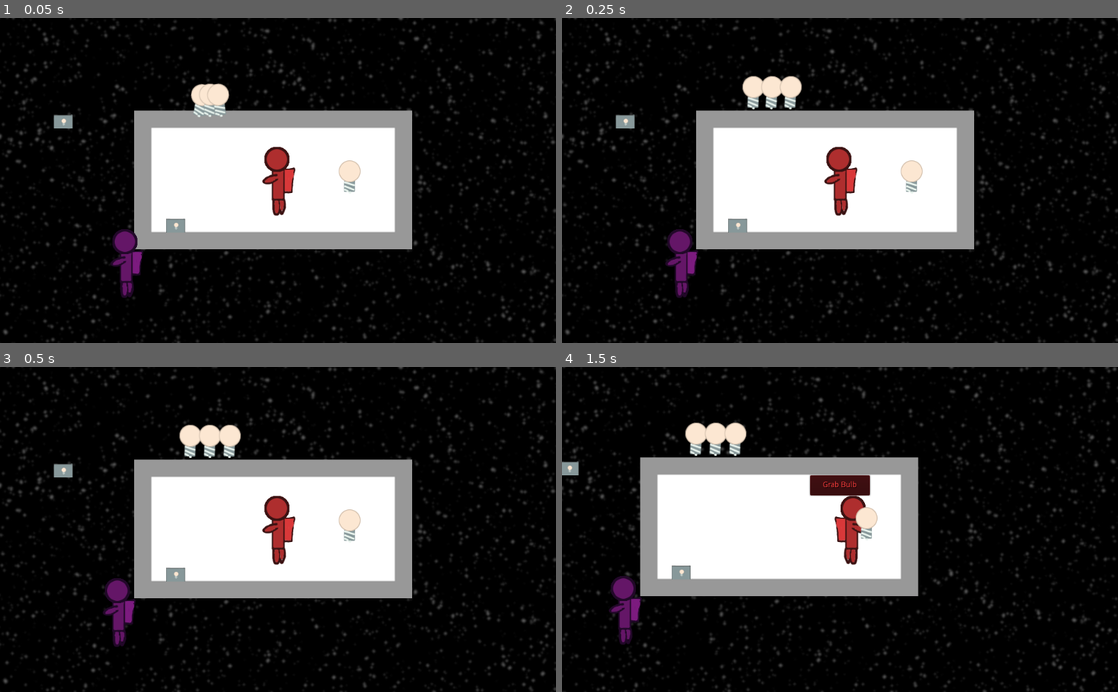
Above: before the commit, frames 1-4 (two rows, left to right).
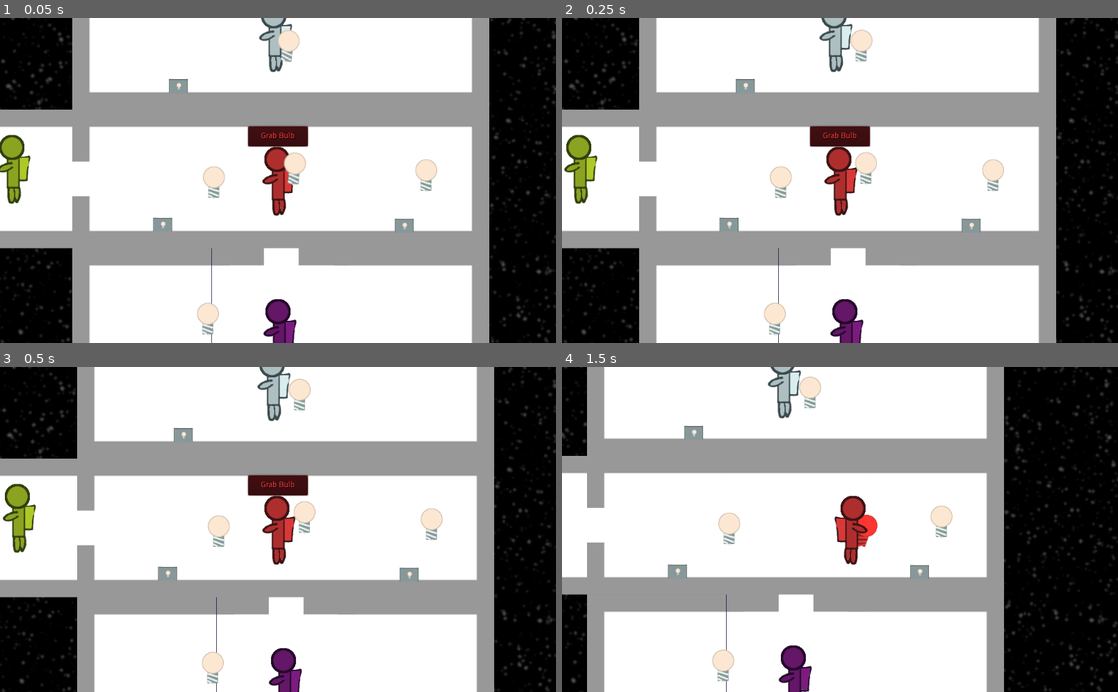
Above: after the commit, the same moments.

Repository: thecyberwraith/cb-gamejam-2021
Game: Godot game, scene res://Levels/Level7/Level7.tscn
Two runs of this game, one before a commit and one after it. Both use one fixed random seed, a clock stepped at 60 frames per second and the inputs below. This scene is started directly instead of the project's main scene.
Inputs:
- Up to frame 1 (0.05 s): no input
- Up to frame 2 (0.25 s): no input
- Up to frame 3 (0.5 s): no input
- Up to frame 4 (1.5 s): hold Right (ui_right) 0.53-1.28 s; tap Space (ui_select) at 0.77 s; hold Down (ui_down) from 1.28 s (still down)

The runs differ from the first frame. In frame 1, 65% of the frame differs, in the area x 0-100%, y 0-100%; in frame 2, 65%; in frame 3, 65%; in frame 4, 61%.

Commit message:
Added level 7.

Diff:
--- a/Items/Bulb/TimedBulbBase.gd
+++ b/Items/Bulb/TimedBulbBase.gd
@@ -12,6 +12,7 @@
 
 func _ready():
 	base.connect("on_bulb_placed", self, "start_countdown")
+	base.connect("on_bulb_removed", self, "cancel_timer")
 	timer.connect("timeout", self, "perform_ejection")
 	progress.max_value = duration
 	timer.wait_time = duration
@@ -29,3 +30,8 @@
 	base.eject_bulb()
 	emit_signal("net_bulb_change", -1)
 	progress.visible = false
+
+func cancel_timer():
+	emit_signal("net_bulb_change", -1)
+	progress.visible = false
+	timer.stop()
--- /dev/null
+++ b/Levels/Level7/Level7.gd
@@ -0,0 +1,15 @@
+extends Node2D
+
+onready var level_core: LevelCore = get_node("LevelCore")
+
+var bulbs_down: int = 0
+onready var bulbs_needed: int = len(get_tree().get_nodes_in_group('bases'))
+
+func _ready():
+	for base in get_tree().get_nodes_in_group('bases'):
+		base.connect("net_bulb_change", self, "bulb_changed")
+
+func bulb_changed(amount: int):
+	bulbs_down += amount
+	if bulbs_down == bulbs_needed:
+		level_core.level_success()
--- a/Levels/Level7/Level7.tscn
+++ b/Levels/Level7/Level7.tscn
@@ -1,55 +1,84 @@
-[gd_scene load_steps=5 format=2]
+[gd_scene load_steps=6 format=2]
 
 [ext_resource path="res://Items/Bulb/Bulb.tscn" type="PackedScene" id=1]
 [ext_resource path="res://Items/Bulb/TimedBulbBase.tscn" type="PackedScene" id=2]
 [ext_resource path="res://Levels/LevelCore.tscn" type="PackedScene" id=3]
 [ext_resource path="res://Levels/TileMap/ShipMap.tscn" type="PackedScene" id=4]
+[ext_resource path="res://Levels/Level7/Level7.gd" type="Script" id=5]
 
 [node name="Level7" type="Node2D"]
+script = ExtResource( 5 )
 
 [node name="TileMap" parent="." instance=ExtResource( 4 )]
+tile_data = PoolIntArray( -1, 6, 0, -65536, 1, 0, -65535, 4, 0, 65534, 6, 0, 65535, 7, 0, 0, 1, 0, 1, 4, 0, 131071, 6, 0, 65536, 13, 0, 65537, 4, 0 )
 
 [node name="Starts" type="Node2D" parent="."]
 
 [node name="Position2D" type="Position2D" parent="Starts"]
-position = Vector2( 264.597, 129.18 )
+position = Vector2( 131.853, 130.962 )
 
 [node name="Position2D2" type="Position2D" parent="Starts"]
-position = Vector2( 0, -269 )
+position = Vector2( 128.836, -134.383 )
 
 [node name="Position2D3" type="Position2D" parent="Starts"]
-position = Vector2( 0, 281 )
+position = Vector2( 125.992, 412.032 )
+
+[node name="Position2D4" type="Position2D" parent="Starts"]
+position = Vector2( -363.961, 108.784 )
 
 [node name="LevelCore" parent="." instance=ExtResource( 3 )]
 
 [node name="Bulb" parent="." groups=[
 "bulbs",
 ] instance=ExtResource( 1 )]
-position = Vector2( 137.907, -3.78403 )
+position = Vector2( 143.853, 109.191 )
 
 [node name="Bulb2" parent="." groups=[
 "bulbs",
 ] instance=ExtResource( 1 )]
-position = Vector2( 137.907, -3.78403 )
+position = Vector2( -7.17625, 387.465 )
 
 [node name="Bulb3" parent="." groups=[
 "bulbs",
 ] instance=ExtResource( 1 )]
-position = Vector2( 137.907, -3.78403 )
+position = Vector2( 129.583, -116.759 )
 
 [node name="Bulb4" parent="." groups=[
 "bulbs",
 ] instance=ExtResource( 1 )]
 position = Vector2( 395.377, 121.833 )
 
-[node name="TimedBulbBase" parent="." instance=ExtResource( 2 )]
-position = Vector2( -131.18, 33.2154 )
+[node name="Bulb5" parent="." groups=[
+"bulbs",
+] instance=ExtResource( 1 )]
+position = Vector2( 4.12756, 134.914 )
 
-[node name="TimedBulbBase2" parent="." instance=ExtResource( 2 )]
-position = Vector2( -131.18, 33.2154 )
+[node name="TimedBulbBase" parent="." groups=[
+"bases",
+] instance=ExtResource( 2 )]
+position = Vector2( -60.4693, -30.4242 )
+duration = 5.0
 
-[node name="TimedBulbBase3" parent="." instance=ExtResource( 2 )]
-position = Vector2( -131.18, 33.2154 )
+[node name="TimedBulbBase2" parent="." groups=[
+"bases",
+] instance=ExtResource( 2 )]
+position = Vector2( 355.31, 226.963 )
+duration = 5.0
 
-[node name="TimedBulbBase4" parent="." instance=ExtResource( 2 )]
-position = Vector2( 75.5085, 225.65 )
+[node name="TimedBulbBase3" parent="." groups=[
+"bases",
+] instance=ExtResource( 2 )]
+position = Vector2( -90.1678, 225.548 )
+duration = 5.0
+
+[node name="TimedBulbBase4" parent="." groups=[
+"bases",
+] instance=ExtResource( 2 )]
+position = Vector2( 388.05, 480.208 )
+duration = 5.0
+
+[node name="TimedBulbBase5" parent="." groups=[
+"bases",
+] instance=ExtResource( 2 )]
+position = Vector2( -437.26, 224.528 )
+duration = 5.0
--- a/Levels/TileMap/ShipTileset.tres
+++ b/Levels/TileMap/ShipTileset.tres
@@ -7,6 +7,39 @@
 
 [sub_resource type="ConvexPolygonShape2D" id=2]
 points = PoolVector2Array( 256, 32, 0, 32, 0, 0, 256, 0 )
+
+[sub_resource type="ConvexPolygonShape2D" id=21]
+points = PoolVector2Array( 96, 32, 0, 32, 0, 0, 96, 0 )
+
+[sub_resource type="ConvexPolygonShape2D" id=22]
+points = PoolVector2Array( 256, 32, 160, 32, 160, 0, 256, 0 )
+
+[sub_resource type="ConvexPolygonShape2D" id=23]
+points = PoolVector2Array( 96, 256, 0, 256, 0, 224, 96, 224 )
+
+[sub_resource type="ConvexPolygonShape2D" id=24]
+points = PoolVector2Array( 256, 224, 160, 224, 160, 224, 256, 224 )
+
+[sub_resource type="ConvexPolygonShape2D" id=25]
+points = PoolVector2Array( 256, 256, 160, 256, 160, 224, 256, 224 )
+
+[sub_resource type="ConvexPolygonShape2D" id=26]
+points = PoolVector2Array( 256, 32, 0, 32, 0, 0, 256, 0 )
+
+[sub_resource type="ConvexPolygonShape2D" id=27]
+points = PoolVector2Array( 96, 256, 0, 256, 0, 224, 96, 224 )
+
+[sub_resource type="ConvexPolygonShape2D" id=28]
+points = PoolVector2Array( 256, 256, 160, 256, 160, 224, 256, 224 )
+
+[sub_resource type="ConvexPolygonShape2D" id=29]
+points = PoolVector2Array( 96, 32, 0, 32, 0, 0, 96, 0 )
+
+[sub_resource type="ConvexPolygonShape2D" id=30]
+points = PoolVector2Array( 256, 32, 160, 32, 160, 0, 256, 0 )
+
+[sub_resource type="ConvexPolygonShape2D" id=31]
+points = PoolVector2Array( 256, 256, 0, 256, 0, 224, 256, 224 )
 
 [sub_resource type="ConvexPolygonShape2D" id=3]
 points = PoolVector2Array( 0, 0, 32, 0, 32, 256, 0, 256 )
@@ -302,3 +335,156 @@
 "shape_transform": Transform2D( 1, 0, 0, 1, 0, 0 )
 } ]
 7/z_index = 0
+8/name = "ShipTileset.png 8"
+8/texture = ExtResource( 1 )
+8/tex_offset = Vector2( 0, 0 )
+8/modulate = Color( 1, 1, 1, 1 )
+8/region = Rect2( 256, 512, 224, 256 )
+8/tile_mode = 0
+8/occluder_offset = Vector2( 0, 0 )
+8/navigation_offset = Vector2( 0, 0 )
+8/shape_offset = Vector2( 0, 0 )
+8/shape_transform = Transform2D( 1, 0, 0, 1, 0, 0 )
+8/shape_one_way = false
+8/shape_one_way_margin = 0.0
+8/shapes = [  ]
+8/z_index = 0
+9/name = "ShipTileset.png 9"
+9/texture = ExtResource( 1 )
+9/tex_offset = Vector2( 0, 0 )
+9/modulate = Color( 1, 1, 1, 1 )
+9/region = Rect2( 512, 512, 256, 256 )
+9/tile_mode = 0
+9/occluder_offset = Vector2( 0, 0 )
+9/navigation_offset = Vector2( 0, 0 )
+9/shape_offset = Vector2( 0, 0 )
+9/shape_transform = Transform2D( 1, 0, 0, 1, 0, 0 )
+9/shape_one_way = false
+9/shape_one_way_margin = 0.0
+9/shapes = [  ]
+9/z_index = 0
+10/name = "ShipTileset.png 10"
+10/texture = ExtResource( 1 )
+10/tex_offset = Vector2( 0, 0 )
+10/modulate = Color( 1, 1, 1, 1 )
+10/region = Rect2( 768, 512, 256, 256 )
+10/tile_mode = 0
+10/occluder_offset = Vector2( 0, 0 )
+10/navigation_offset = Vector2( 0, 0 )
+10/shape_offset = Vector2( 0, 0 )
+10/shape_transform = Transform2D( 1, 0, 0, 1, 0, 0 )
+10/shape_one_way = false
+10/shape_one_way_margin = 0.0
+10/shapes = [  ]
+10/z_index = 0
+11/name = "ShipTileset.png 11"
+11/texture = ExtResource( 1 )
+11/tex_offset = Vector2( 0, 0 )
+11/modulate = Color( 1, 1, 1, 1 )
+11/region = Rect2( 768, 768, 256, 256 )
+11/tile_mode = 0
+11/occluder_offset = Vector2( 0, 0 )
+11/navigation_offset = Vector2( 0, 0 )
+11/shape_offset = Vector2( 0, 0 )
+11/shape_transform = Transform2D( 1, 0, 0, 1, 0, 0 )
+11/shape = SubResource( 21 )
+11/shape_one_way = false
+11/shape_one_way_margin = 1.0
+11/shapes = [ {
+"autotile_coord": Vector2( 0, 0 ),
+"one_way": false,
+"one_way_margin": 1.0,
+"shape": SubResource( 21 ),
+"shape_transform": Transform2D( 1, 0, 0, 1, 0, 0 )
+}, {
+"autotile_coord": Vector2( 0, 0 ),
+"one_way": false,
+"one_way_margin": 1.0,
+"shape": SubResource( 22 ),
+"shape_transform": Transform2D( 1, 0, 0, 1, 0, 0 )
+}, {
+"autotile_coord": Vector2( 0, 0 ),
+"one_way": false,
+"one_way_margin": 1.0,
+"shape": SubResource( 23 ),
+"shape_transform": Transform2D( 1, 0, 0, 1, 0, 0 )
+}, {
+"autotile_coord": Vector2( 0, 0 ),
+"one_way": false,
+"one_way_margin": 1.0,
+"shape": SubResource( 24 ),
+"shape_transform": Transform2D( 1, 0, 0, 1, 0, 0 )
+}, {
+"autotile_coord": Vector2( 0, 0 ),
+"one_way": false,
+"one_way_margin": 1.0,
+"shape": SubResource( 25 ),
+"shape_transform": Transform2D( 1, 0, 0, 1, 0, 0 )
+} ]
+11/z_index = 0
+12/name = "ShipTileset.png 12"
+12/texture = ExtResource( 1 )
+12/tex_offset = Vector2( 0, 0 )
+12/modulate = Color( 1, 1, 1, 1 )
+12/region = Rect2( 512, 768, 256, 256 )
+12/tile_mode = 0
+12/occluder_offset = Vector2( 0, 0 )
+12/navigation_offset = Vector2( 0, 0 )
+12/shape_offset = Vector2( 0, 0 )
+12/shape_transform = Transform2D( 1, 0, 0, 1, 0, 0 )
+12/shape = SubResource( 26 )
+12/shape_one_way = false
+12/shape_one_way_margin = 1.0
+12/shapes = [ {
+"autotile_coord": Vector2( 0, 0 ),
+"one_way": false,
+"one_way_margin": 1.0,
+"shape": SubResource( 26 ),
+"shape_transform": Transform2D( 1, 0, 0, 1, 0, 0 )
+}, {
+"autotile_coord": Vector2( 0, 0 ),
+"one_way": false,
+"one_way_margin": 1.0,
+"shape": SubResource( 27 ),
+"shape_transform": Transform2D( 1, 0, 0, 1, 0, 0 )
+}, {
+"autotile_coord": Vector2( 0, 0 ),
+"one_way": false,
+"one_way_margin": 1.0,
+"shape": SubResource( 28 ),
+"shape_transform": Transform2D( 1, 0, 0, 1, 0, 0 )
+} ]
+12/z_index = 0
+13/name = "ShipTileset.png 13"
+13/texture = ExtResource( 1 )
+13/tex_offset = Vector2( 0, 0 )
+13/modulate = Color( 1, 1, 1, 1 )
+13/region = Rect2( 256, 768, 256, 256 )
+13/tile_mode = 0
+13/occluder_offset = Vector2( 0, 0 )
+13/navigation_offset = Vector2( 0, 0 )
+13/shape_offset = Vector2( 0, 0 )
+13/shape_transform = Transform2D( 1, 0, 0, 1, 0, 0 )
+13/shape = SubResource( 29 )
+13/shape_one_way = false
+13/shape_one_way_margin = 1.0
+13/shapes = [ {
+"autotile_coord": Vector2( 0, 0 ),
+"one_way": false,
+"one_way_margin": 1.0,
+"shape": SubResource( 29 ),
+"shape_transform": Transform2D( 1, 0, 0, 1, 0, 0 )
+}, {
+"autotile_coord": Vector2( 0, 0 ),
+"one_way": false,
+"one_way_margin": 1.0,
+"shape": SubResource( 30 ),
+"shape_transform": Transform2D( 1, 0, 0, 1, 0, 0 )
+}, {
+"autotile_coord": Vector2( 0, 0 ),
+"one_way": false,
+"one_way_margin": 1.0,
+"shape": SubResource( 31 ),
+"shape_transform": Transform2D( 1, 0, 0, 1, 0, 0 )
+} ]
+13/z_index = 0
Binary file changed: Levels/TileMap/ShipTileset.png
Not shown: 1 places in Levels/TileMap/ShipTileset.tres that only renumber resources
Not shown, changed: Levels/TileMap/ShipTileset.xcf
